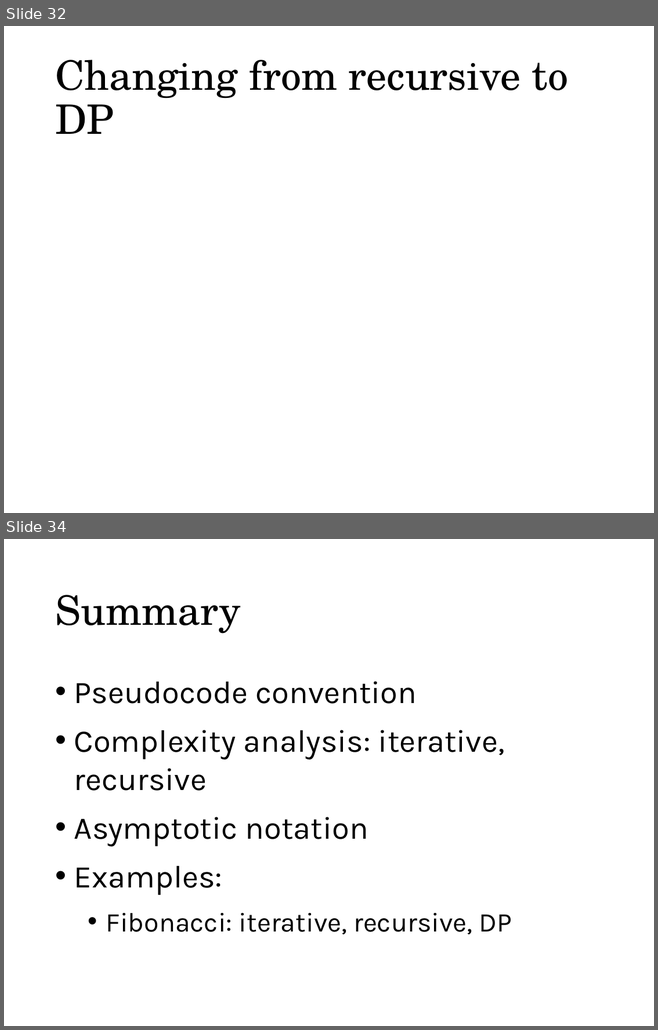
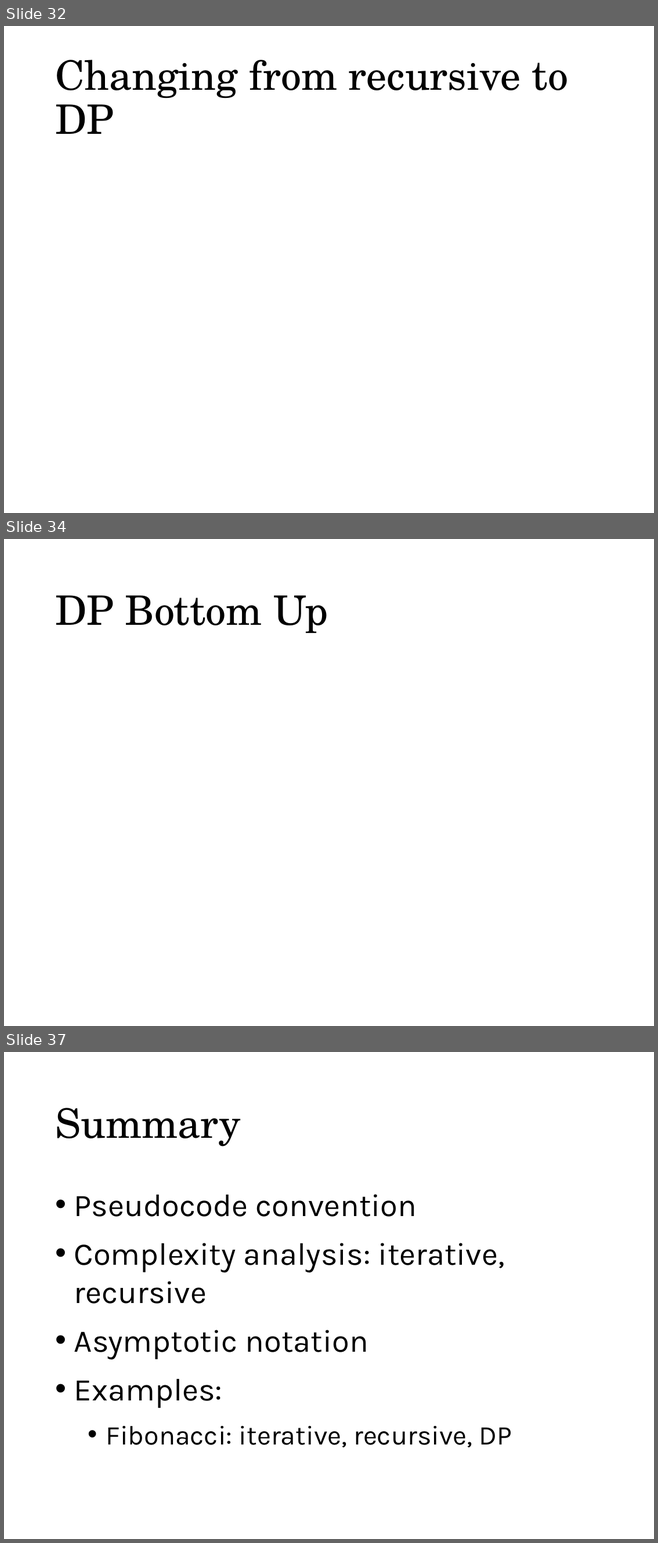
Before and after one commit to munif/paa-2, a slide deck: 161702/presentation/01 - Syllabus, Review of PAA 1/01. Syllabus, Review of PAA 1.pptx. Shown one above the other, each under a label of ours: slides 32 and 34 before the commit, slides 32, 34 and 37 after it; the slides between them are not shown. The pictures are 658x1030 and 658x1543 pixels, drawn with LibreOffice and Linux fonts; fonts in the diff are those of the drawing. Boxes give left, top, right and bottom in pixels: in the first picture for what was removed or moved away, otherwise in the second. Text is boxed around its words. In the diff, an @@ line names an element or a change of style, - is before the commit and + after.

```diff
--- a/161702/presentation/01 - Syllabus, Review of PAA 1/01. Syllabus, Review of PAA 1.pptx
+++ b/161702/presentation/01 - Syllabus, Review of PAA 1/01. Syllabus, Review of PAA 1.pptx
@@ slide 34 added at [4,539,654,1026], background #FFFFFF @@
@@ title added at [55,595,328,633], 45 pt, text #000000 @@
+DP Bottom Up
@@ what was slide 34 is now slide 37 @@
```
Also in this commit, not shown: 1 slide changed, 2 other slides added, 1 slide removed, 4 other files.
